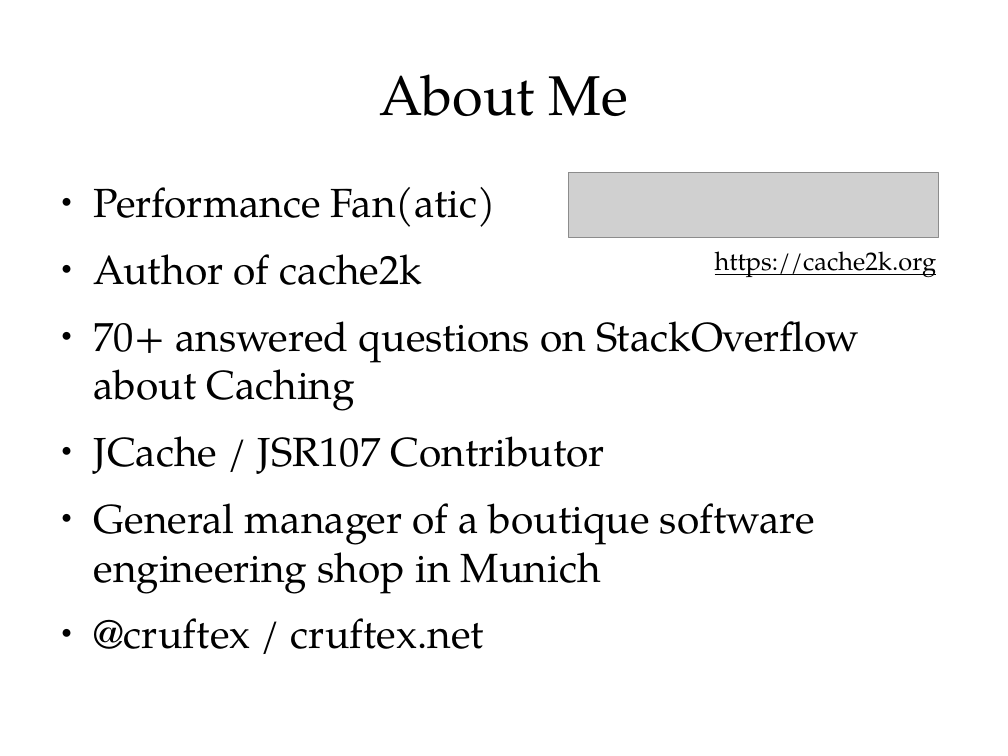
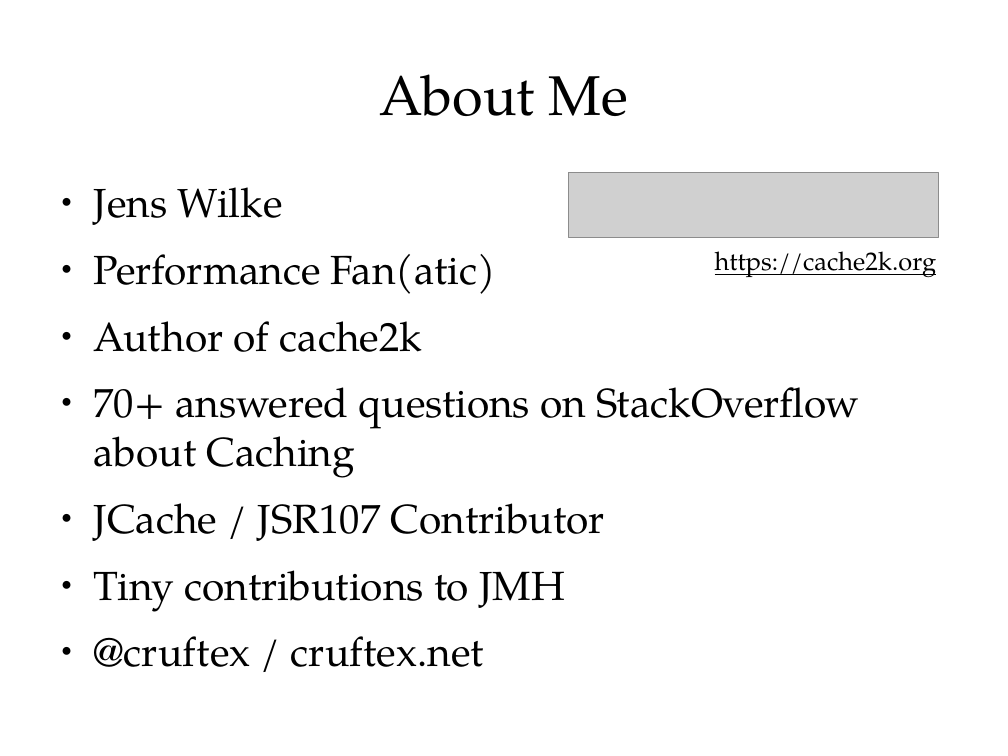
Before and after one commit to cruftex/talk-benchmark-memory, a slide deck: slide 2 of benchmark-memory-with-jmh.odp. Drawn at 1008x756 pixels with LibreOffice and Linux fonts; fonts in the diff are those of the drawing; grey boxes stand for pictures. Boxes give left, top, right and bottom in pixels: in the first picture for what was removed or moved away, otherwise in the second. Text is boxed around its words. In the diff, an @@ line names an element or a change of style, - is before the commit and + after.

```diff
--- a/benchmark-memory-with-jmh.odp
+++ b/benchmark-memory-with-jmh.odp
@@ text at (94, 187, 283, 225): paragraph added @@
+● Jens Wilke
@@ text at (94, 570, 565, 612): text changed @@
-● General manager of a boutique software engineering shop in Munich
+● Tiny contributions to JMH
```
Also in this commit, not shown: 9 other slides changed, 3 slides added, 1 other file.
